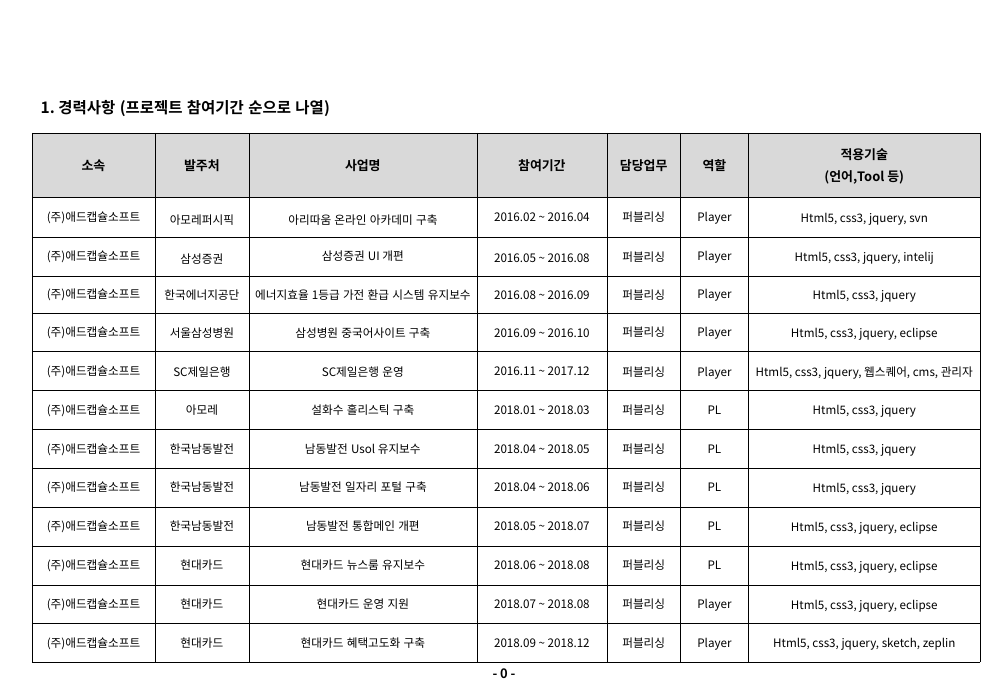
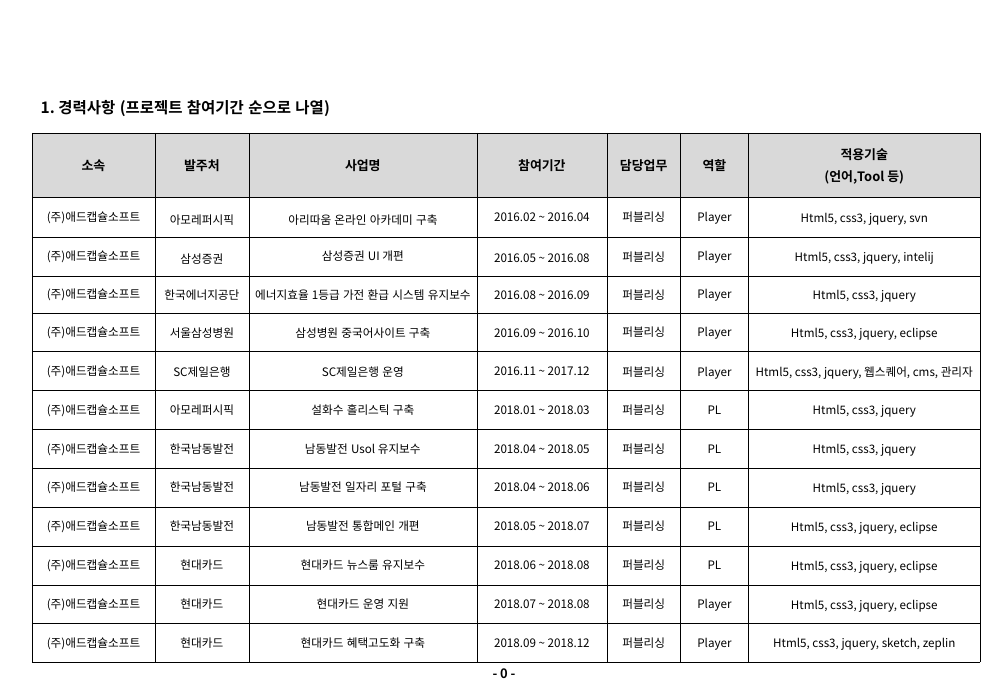
Before and after one commit to creamchu/portfolio, a slide deck: slide 1 of download/career_introduction.pptx. Drawn at 1008x698 pixels with LibreOffice and Linux fonts; fonts in the diff are those of the drawing; background and template pictures are left out. Boxes give left, top, right and bottom in pixels: in the first picture for what was removed or moved away, otherwise in the second. Text is boxed around its words. In the diff, an @@ line names an element or a change of style, - is before the commit and + after.

```diff
--- a/download/career_introduction.pptx
+++ b/download/career_introduction.pptx
@@ table at bbox=[32, 133, 980, 663] @@
-row 7, column 2: 아모레
+row 7, column 2: 아모레퍼시픽
```
Also in this commit, not shown: 1 other slide changed, 16 other files.
